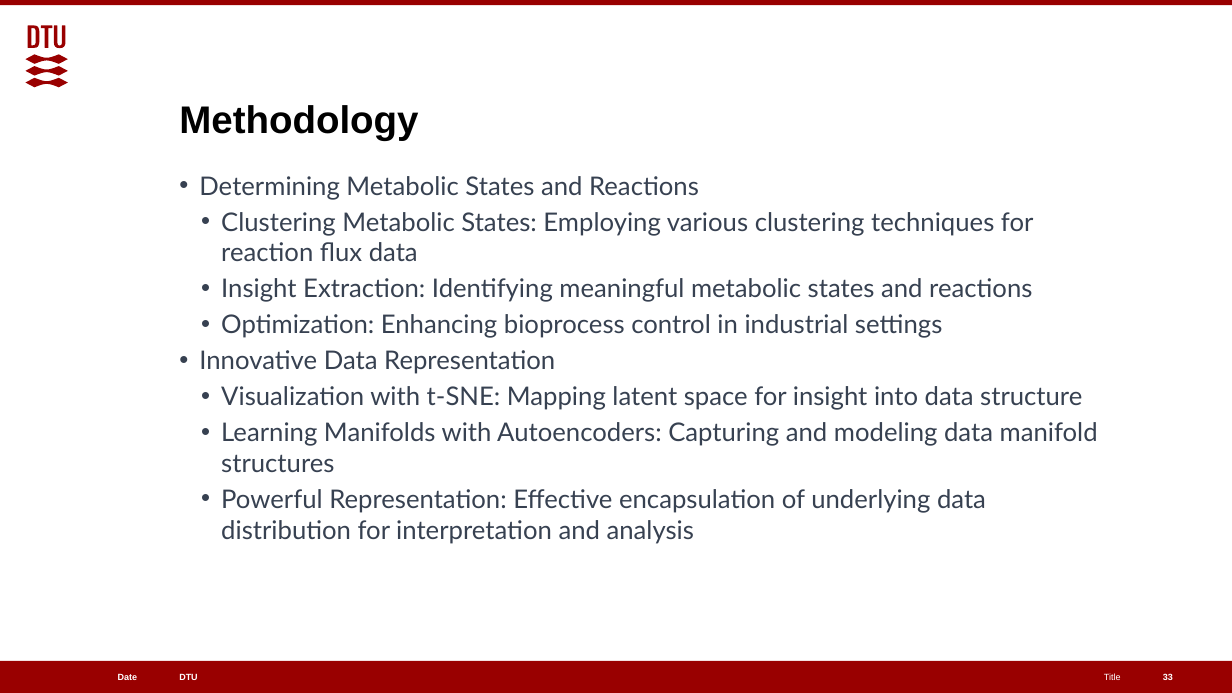
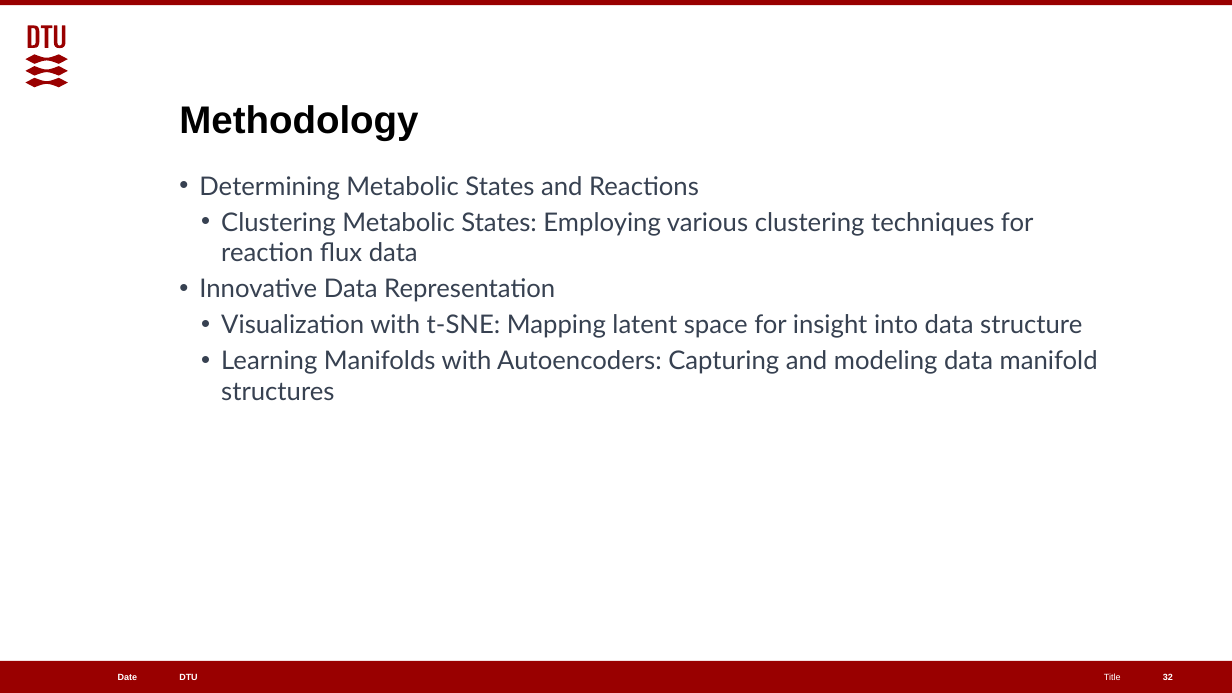
Before and after one commit to EGpineapples/Cell-Lifelines-Autoencoder, a slide deck: slide 32 of Classifying Metabolic Fluxes.pptx (slide 33 before the commit). Drawn at 1232x693 pixels with LibreOffice and Linux fonts; fonts in the diff are those of the drawing. Boxes give left, top, right and bottom in pixels: in the first picture for what was removed or moved away, otherwise in the second. Text is boxed around its words. In the diff, an @@ line names an element or a change of style, - is before the commit and + after.

```diff
--- a/Classifying Metabolic Fluxes.pptx
+++ b/Classifying Metabolic Fluxes.pptx
@@ text at [221, 278, 1032, 338]: paragraphs removed @@
-  • Insight Extraction: Identifying meaningful metabolic states and reactions
-  • Optimization: Enhancing bioprocess control in industrial settings
@@ text at [221, 489, 986, 544]: paragraph removed @@
-  • Powerful Representation: Effective encapsulation of underlying data distribution for interpretation and analysis
```
Also in this commit, not shown: 8 other slides changed, 30 slides added.
